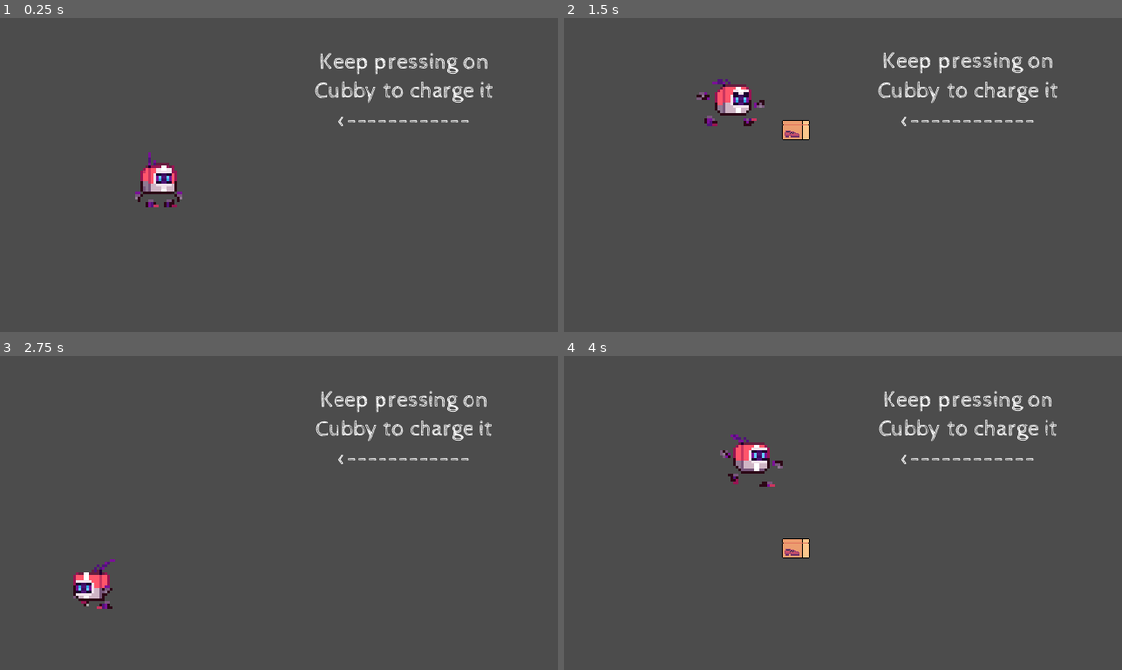
Above: before the commit, frames 1-4 (two rows, left to right).
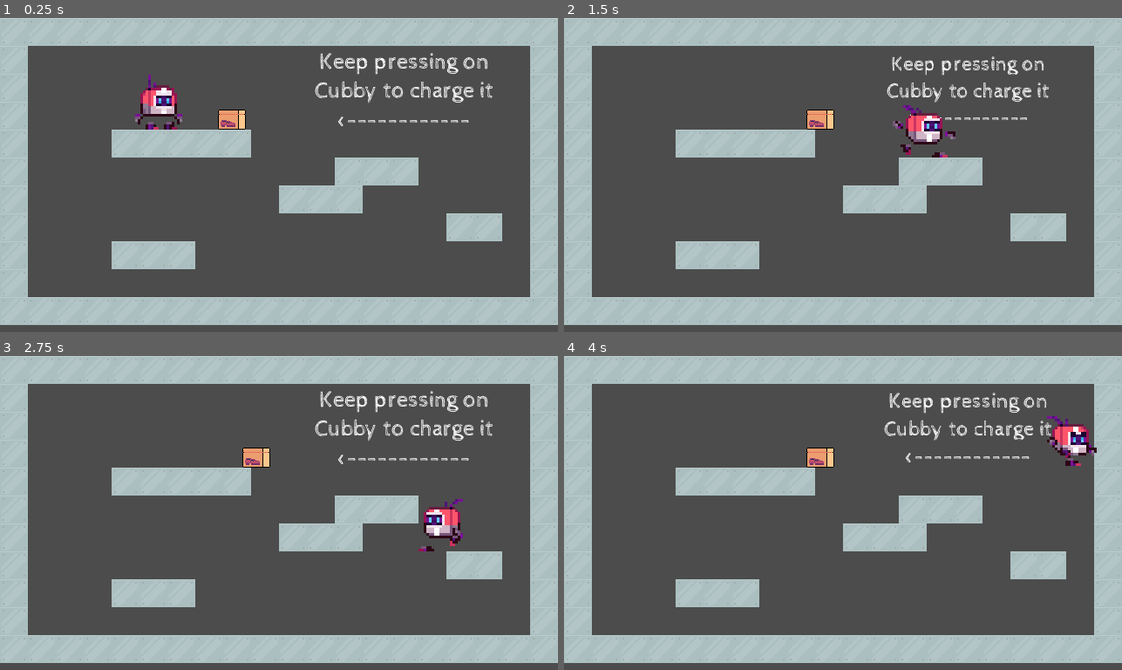
Above: after the commit, the same moments.

Repository: jjramos-dev/Brackeys2020-4
Game: Godot game, scene res://Puppets/PuppetWalk/PuppetWalkTestJuanjo.tscn
The game is run twice, just before and just after one commit, with the same random seed, the same clock (stepped at 60 frames per second) and the same inputs. This scene is started directly instead of the project's main scene.
Inputs (mouse positions are in pixels of both pictures, inside the frame that each line leads up to):
- Up to frame 1 (0.25 s): no input
- Up to frame 2 (1.5 s): move the mouse to (798, 124) at 0.52 s; hold E (rewind) 0.53-1.28 s; hold Right (right) from 0.53 s (still down); click (798, 124) at 0.67 s; tap Space (jump) at 0.77 s; move the mouse to (731, 190) at 1.27 s; tap E (rewind) at 1.35 s
- Up to frame 3 (2.75 s): tap Space (jump) at 1.52 s; move the mouse to (334, 443) at 2.02 s; release Right (right) at 2.03 s; hold Left (left) from 2.03 s (still down); hold E (rewind) from 2.03 s (still down)
- Up to frame 4 (4 s): move the mouse to (815, 575) at 2.77 s; release Left (left) at 2.78 s; release E (rewind) at 2.78 s; hold Right (right) from 2.78 s (still down); tap E (rewind) at 2.85 s; click (815, 575) at 2.92 s; tap Space (jump) at 3.02, 3.77 s; move the mouse to (1010, 560) at 3.52 s; hold E (rewind) from 3.53 s (still down)

The runs differ from the first frame. In frame 1, 35% of the frame differs, in the area x 0-100%, y 0-98%; in frame 2, 37%; in frame 3, 35%; in frame 4, 37%.

Commit message:
Update PuppetWalkTestJuanjo.tscn

Diff:
--- a/Game/Puppets/PuppetWalk/PuppetWalkTestJuanjo.tscn
+++ b/Game/Puppets/PuppetWalk/PuppetWalkTestJuanjo.tscn
@@ -1,14 +1,135 @@
-[gd_scene load_steps=9 format=2]
+[gd_scene load_steps=15 format=2]
 
 [ext_resource path="res://Puppets/PuppetWalk/PuppetWalkTestJuanjo.gd" type="Script" id=1]
 [ext_resource path="res://gui/Hint.tscn" type="PackedScene" id=2]
 [ext_resource path="res://Puppets/PuppetGeneric/GUI.gd" type="Script" id=3]
+[ext_resource path="res://Levels/TestLevel/Graphics/sheet.png" type="Texture" id=4]
 [ext_resource path="res://Player/player.tscn" type="PackedScene" id=5]
 [ext_resource path="res://Puppets/PuppetWalk/PuppetWalk.tscn" type="PackedScene" id=6]
 [ext_resource path="res://Environment/ExitDoor.tscn" type="PackedScene" id=8]
 [ext_resource path="res://Environment/Ice.tscn" type="PackedScene" id=9]
 
-[sub_resource type="TileSet" id=1]
+[sub_resource type="ConvexPolygonShape2D" id=1]
+points = PoolVector2Array( 32, 32, 0, 32, 0, 0, 32, 0 )
+
+[sub_resource type="ConvexPolygonShape2D" id=2]
+points = PoolVector2Array( 32, 32, 0, 32, 0, 0, 32, 0 )
+
+[sub_resource type="ConvexPolygonShape2D" id=3]
+points = PoolVector2Array( 32, 32, 0, 32, 0, 0, 32, 0 )
+
+[sub_resource type="ConvexPolygonShape2D" id=4]
+points = PoolVector2Array( 32, 32, 0, 32, 0, 0, 32, 0 )
+
+[sub_resource type="ConvexPolygonShape2D" id=5]
+points = PoolVector2Array( 32, 8.41454, 0, 8.41454, 0, 0, 32, 0 )
+
+[sub_resource type="TileSet" id=6]
+0/name = "sheet.png 0"
+0/texture = ExtResource( 4 )
+0/tex_offset = Vector2( 0, 0 )
+0/modulate = Color( 1, 1, 1, 1 )
+0/region = Rect2( 64, 32, 32, 32 )
+0/tile_mode = 0
+0/occluder_offset = Vector2( 0, 0 )
+0/navigation_offset = Vector2( 0, 0 )
+0/shape_offset = Vector2( 0, 0 )
+0/shape_transform = Transform2D( 1, 0, 0, 1, 0, 0 )
+0/shape = SubResource( 1 )
+0/shape_one_way = false
+0/shape_one_way_margin = 1.0
+0/shapes = [ {
+"autotile_coord": Vector2( 0, 0 ),
+"one_way": false,
+"one_way_margin": 1.0,
+"shape": SubResource( 1 ),
+"shape_transform": Transform2D( 1, 0, 0, 1, 0, 0 )
+} ]
+0/z_index = 0
+1/name = "sheet.png 1"
+1/texture = ExtResource( 4 )
+1/tex_offset = Vector2( 0, 0 )
+1/modulate = Color( 1, 1, 1, 1 )
+1/region = Rect2( 96, 32, 32, 32 )
+1/tile_mode = 0
+1/occluder_offset = Vector2( 0, 0 )
+1/navigation_offset = Vector2( 0, 0 )
+1/shape_offset = Vector2( 0, 0 )
+1/shape_transform = Transform2D( 1, 0, 0, 1, 0, 0 )
+1/shape = SubResource( 2 )
+1/shape_one_way = false
+1/shape_one_way_margin = 1.0
+1/shapes = [ {
+"autotile_coord": Vector2( 0, 0 ),
+"one_way": false,
+"one_way_margin": 1.0,
+"shape": SubResource( 2 ),
+"shape_transform": Transform2D( 1, 0, 0, 1, 0, 0 )
+} ]
+1/z_index = 0
+2/name = "sheet.png 2"
+2/texture = ExtResource( 4 )
+2/tex_offset = Vector2( 0, 0 )
+2/modulate = Color( 1, 1, 1, 1 )
+2/region = Rect2( 0, 32, 32, 32 )
+2/tile_mode = 0
+2/occluder_offset = Vector2( 0, 0 )
+2/navigation_offset = Vector2( 0, 0 )
+2/shape_offset = Vector2( 0, 0 )
+2/shape_transform = Transform2D( 1, 0, 0, 1, 0, 0 )
+2/shape = SubResource( 3 )
+2/shape_one_way = false
+2/shape_one_way_margin = 1.0
+2/shapes = [ {
+"autotile_coord": Vector2( 0, 0 ),
+"one_way": false,
+"one_way_margin": 1.0,
+"shape": SubResource( 3 ),
+"shape_transform": Transform2D( 1, 0, 0, 1, 0, 0 )
+} ]
+2/z_index = 0
+3/name = "sheet.png 3"
+3/texture = ExtResource( 4 )
+3/tex_offset = Vector2( 0, 0 )
+3/modulate = Color( 1, 1, 1, 1 )
+3/region = Rect2( 192, 64, 32, 32 )
+3/tile_mode = 0
+3/occluder_offset = Vector2( 0, 0 )
+3/navigation_offset = Vector2( 0, 0 )
+3/shape_offset = Vector2( 0, 0 )
+3/shape_transform = Transform2D( 1, 0, 0, 1, 0, 0 )
+3/shape = SubResource( 4 )
+3/shape_one_way = false
+3/shape_one_way_margin = 1.0
+3/shapes = [ {
+"autotile_coord": Vector2( 0, 0 ),
+"one_way": false,
+"one_way_margin": 1.0,
+"shape": SubResource( 4 ),
+"shape_transform": Transform2D( 1, 0, 0, 1, 0, 0 )
+} ]
+3/z_index = 0
+4/name = "sheet.png 4"
+4/texture = ExtResource( 4 )
+4/tex_offset = Vector2( 0, 0 )
+4/modulate = Color( 1, 1, 1, 1 )
+4/region = Rect2( 192, 96, 32, 32 )
+4/tile_mode = 0
+4/occluder_offset = Vector2( 0, 0 )
+4/navigation_offset = Vector2( 0, 0 )
+4/shape_offset = Vector2( 0, 0 )
+4/shape_transform = Transform2D( 1, 0, 0, 1, 0, 0 )
+4/shape = SubResource( 5 )
+4/shape_one_way = false
+4/shape_one_way_margin = 1.0
+4/shapes = [ {
+"autotile_coord": Vector2( 0, 0 ),
+"one_way": false,
+"one_way_margin": 1.0,
+"shape": SubResource( 5 ),
+"shape_transform": Transform2D( 1, 0, 0, 1, 0, 0 )
+} ]
+4/z_index = 0
 
 [node name="TestLevel" type="Node2D"]
 script = ExtResource( 1 )
@@ -16,10 +137,10 @@
 [node name="Scene" type="Node" parent="."]
 
 [node name="TileMap" type="TileMap" parent="Scene"]
-tile_set = SubResource( 1 )
+tile_set = SubResource( 6 )
 cell_size = Vector2( 32, 32 )
-cell_custom_transform = Transform2D( 32, 0, 0, 32, 0, 0 )
 format = 1
+tile_data = PoolIntArray( 0, 0, 0, 1, 0, 0, 2, 0, 0, 3, 0, 0, 4, 0, 0, 5, 0, 0, 6, 0, 0, 7, 0, 0, 8, 0, 0, 9, 0, 0, 10, 0, 0, 11, 0, 0, 12, 0, 0, 13, 0, 0, 14, 0, 0, 15, 0, 0, 16, 0, 0, 17, 0, 0, 18, 0, 0, 19, 0, 0, 65536, 0, 0, 65555, 0, 0, 131072, 0, 0, 131091, 0, 0, 196608, 0, 0, 196627, 0, 0, 262144, 0, 0, 262148, 0, 0, 262149, 0, 0, 262150, 0, 0, 262151, 0, 0, 262152, 0, 0, 262163, 0, 0, 327680, 0, 0, 327692, 0, 0, 327693, 0, 0, 327694, 0, 0, 327699, 0, 0, 393216, 0, 0, 393226, 0, 0, 393227, 0, 0, 393228, 0, 0, 393235, 0, 0, 458752, 0, 0, 458768, 0, 0, 458769, 0, 0, 458771, 0, 0, 524288, 0, 0, 524292, 0, 0, 524293, 0, 0, 524294, 0, 0, 524307, 0, 0, 589824, 0, 0, 589843, 0, 0, 655360, 0, 0, 655361, 0, 0, 655362, 0, 0, 655363, 0, 0, 655364, 0, 0, 655365, 0, 0, 655366, 0, 0, 655367, 0, 0, 655368, 0, 0, 655369, 0, 0, 655370, 0, 0, 655371, 0, 0, 655372, 0, 0, 655373, 0, 0, 655374, 0, 0, 655375, 0, 0, 655376, 0, 0, 655377, 0, 0, 655378, 0, 0, 655379, 0, 0 )
 
 [node name="Player" type="Node" parent="."]
 
